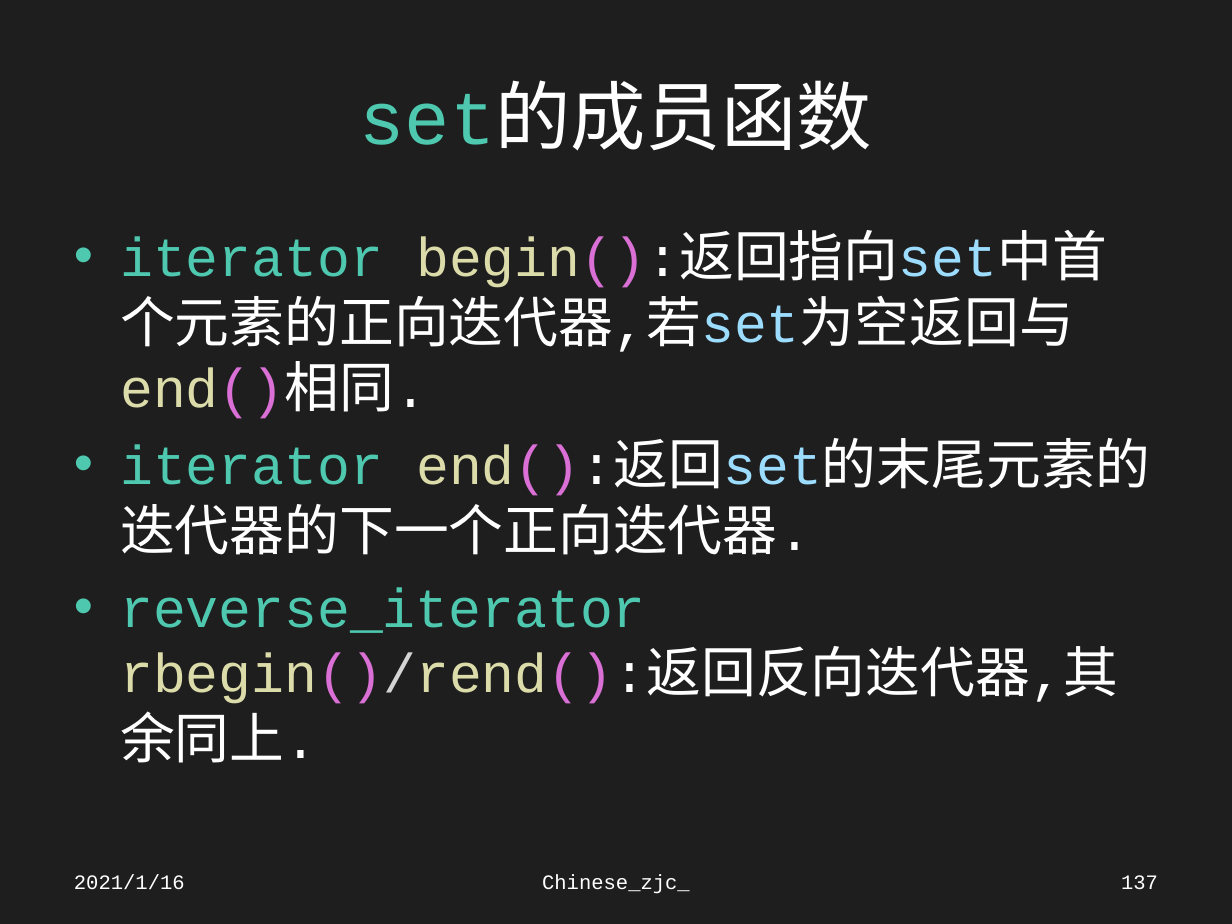
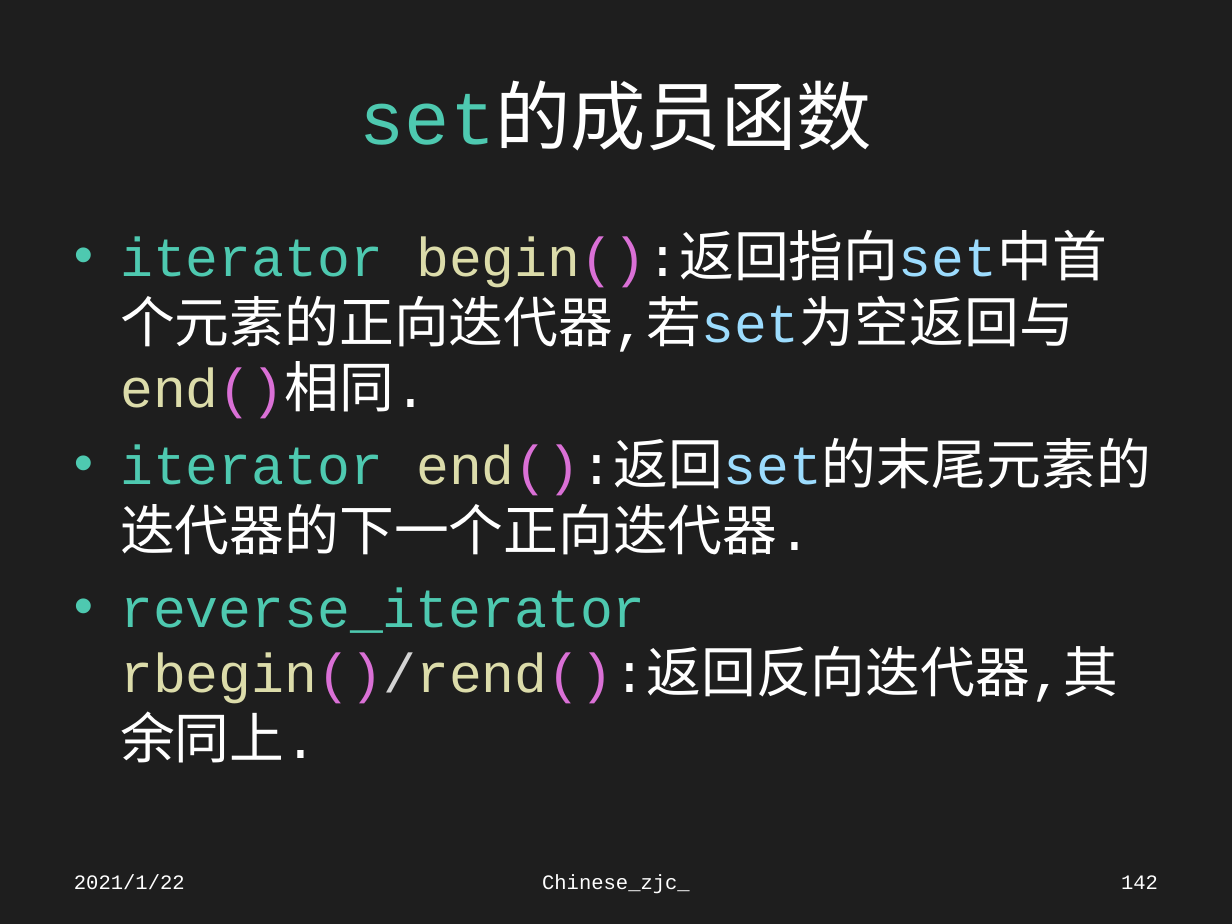
Before and after one commit to Chinesezjc/Solved-Problems, a slide deck: slide 142 of STL.pptx (slide 137 before the commit). Drawn at 1232x924 pixels with LibreOffice and Linux fonts; fonts in the diff are those of the drawing. Boxes give left, top, right and bottom in pixels: in the first picture for what was removed or moved away, otherwise in the second. Text is boxed around its words. In the diff, an @@ line names an element or a change of style, - is before the commit and + after.

```diff
--- a/STL.pptx
+++ b/STL.pptx
@@ text at [74, 874, 185, 890]: text changed @@
-2021/1/16
+2021/1/22
@@ page number at [1121, 875, 1158, 889]: text changed @@
-137
+142
```
Also in this commit, not shown: 163 other slides changed, 86 slides added, 42 other files.
